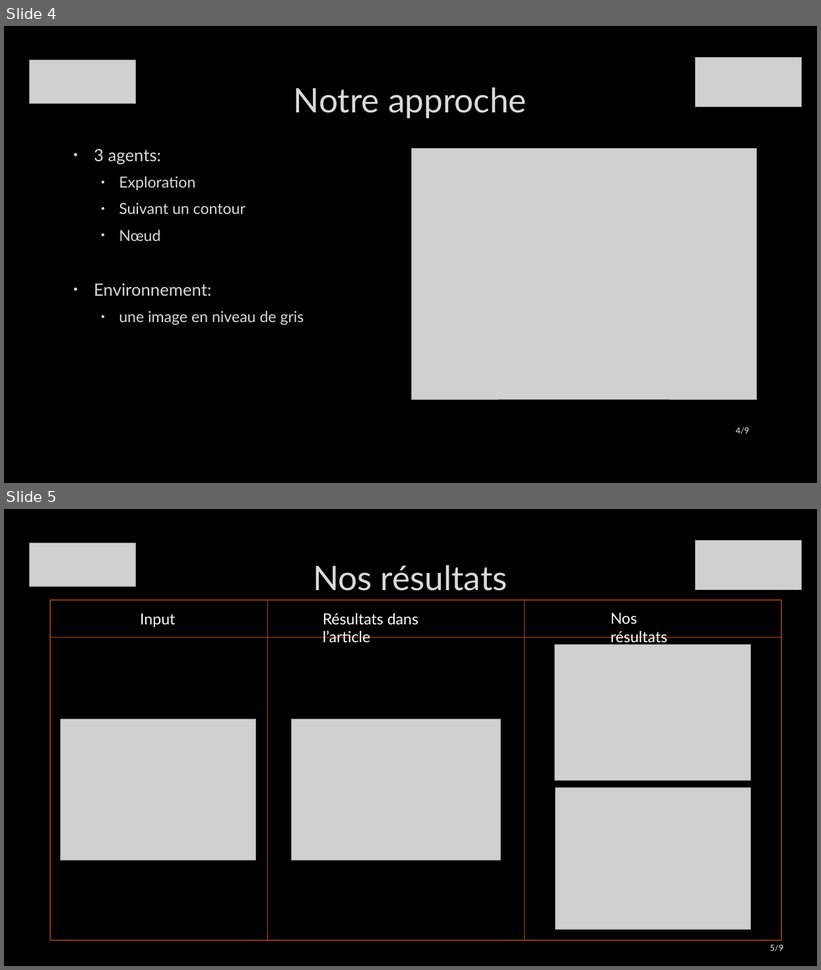
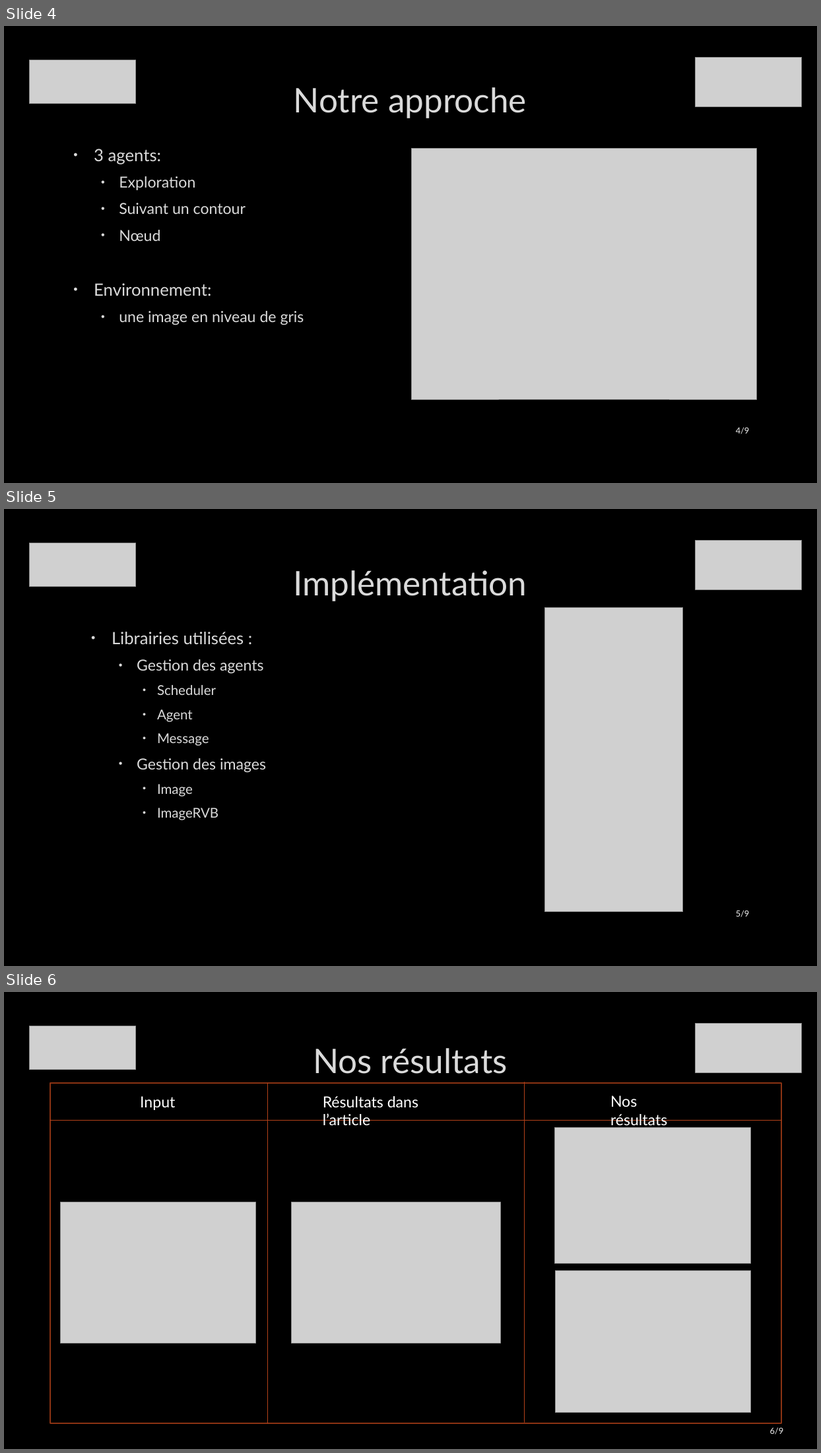
Before and after one commit to IliasMAOUDJ/Agent-Based-Edge-Detection, a slide deck: SMA et Traitement d’images.pptx. Shown one above the other, each under a label of ours: slides 4 and 5 before the commit, slides 4, 5 and 6 after it. The pictures are 821x970 and 821x1453 pixels, drawn with LibreOffice and Linux fonts; fonts in the diff are those of the drawing; grey boxes stand for pictures; background and template pictures are left out. Boxes give left, top, right and bottom in pixels: in the first picture for what was removed or moved away, otherwise in the second. Text is boxed around its words. In the diff, an @@ line names an element or a change of style, - is before the commit and + after.

```diff
--- a/SMA et Traitement d’images.pptx
+++ b/SMA et Traitement d’images.pptx
@@ slide 5 added at [4,509,817,966], background picture (left out) @@
@@ picture added at [30,543,136,587] @@
@@ picture added at [696,540,802,590] @@
@@ title added at [293,570,527,601], 40 pt, text #DADADA @@
+Implémentation
@@ picture added at [545,608,684,913] @@
@@ text added at [112,632,266,821], 16 pt, text #DADADA @@
+• Librairies utilisées :
+  • Gestion des agents
+    • Scheduler
+    • Agent
+    • Message
+  • Gestion des images
+    • Image
+    • ImageRVB
@@ page number added at [736,910,750,918], 10 pt, text #F2F2F2 @@
+5/9
@@ what was slide 5 is now slide 6 @@
@@ page number at [770,1428,784,1435]: text changed @@
-5/9
+6/9
```
Also in this commit, not shown: 1 slide changed.
